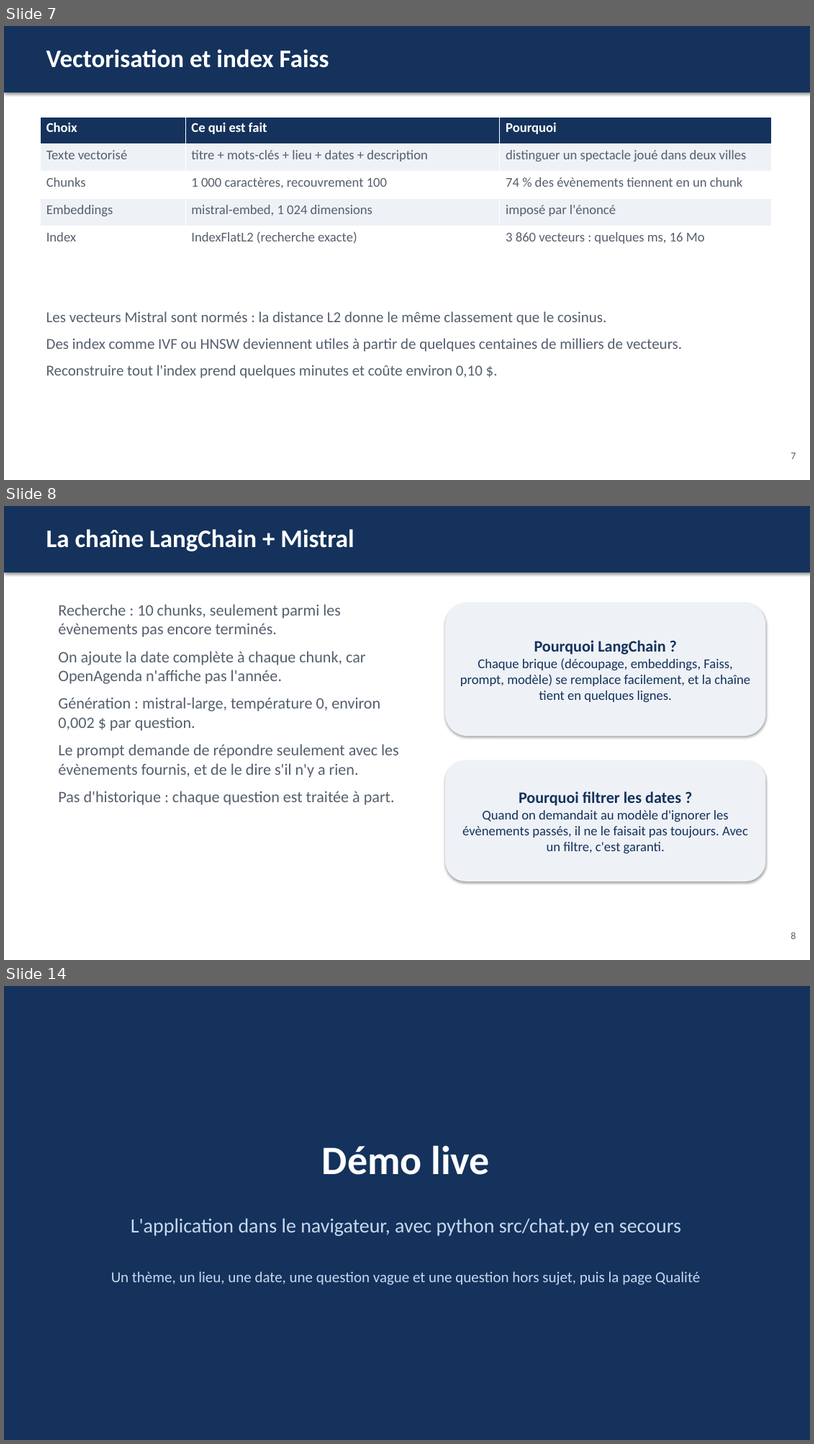
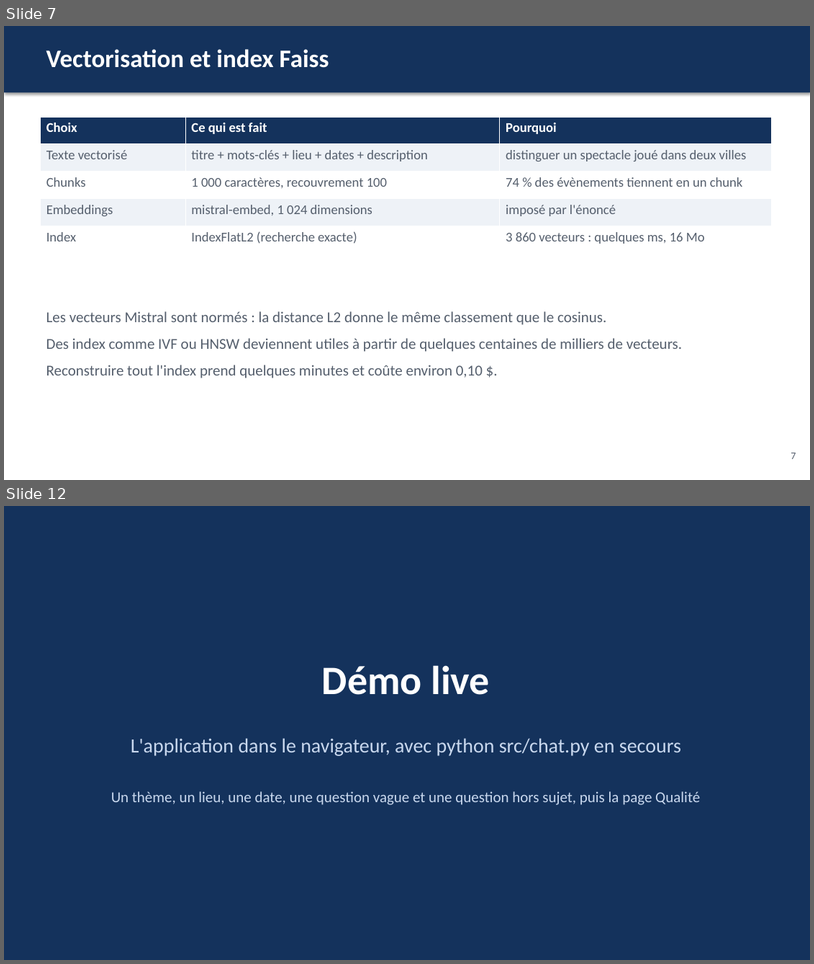
Before and after one commit to Matz-ai/concevoir-et-deployer-un-systeme-rag, a slide deck: livrables/presentation.pptx. Shown one above the other, each under a label of ours: slides 7, 8 and 14 before the commit, slides 7 and 12 after it; the slides between them are not shown. The pictures are 814x1444 and 814x964 pixels, drawn with LibreOffice and Linux fonts; fonts in the diff are those of the drawing. Boxes give left, top, right and bottom in pixels: in the first picture for what was removed or moved away, otherwise in the second. Text is boxed around its words. In the diff, an @@ line names an element or a change of style, - is before the commit and + after.

```diff
--- a/livrables/presentation.pptx
+++ b/livrables/presentation.pptx
@@ slide 8 removed at (x1=4, y1=506, x2=810, y2=960), background #FFFFFF @@
@@ rectangle removed at (x1=4, y1=506, x2=810, y2=572) @@
@@ text removed at (x1=46, y1=529, x2=354, y2=551) @@
-La chaîne LangChain + Mistral
@@ text removed at (x1=58, y1=604, x2=399, y2=805) @@
-Recherche : 10 chunks, seulement parmi les évènements pas encore terminés.
-On ajoute la date complète à chaque chunk, car OpenAgenda n'affiche pas l'année.
-Génération : mistral-large, température 0, environ 0,002 $ par question.
-Le prompt demande de répondre seulement avec les évènements fournis, et de le dire s'il n'y a rien.
-Pas d'historique : chaque question est traitée à part.
@@ rounded rectangle removed at (x1=445, y1=602, x2=766, y2=736) @@
-Pourquoi LangChain ?
-Chaque brique (découpage, embeddings, Faiss, prompt, modèle) se remplace facilement, et la chaîne tient en quelques lignes.
@@ rounded rectangle removed at (x1=445, y1=760, x2=766, y2=881) @@
-Pourquoi filtrer les dates ?
-Quand on demandait au modèle d'ignorer les évènements passés, il ne le faisait pas toujours. Avec un filtre, c'est garanti.
@@ text removed at (x1=791, y1=932, x2=796, y2=939) @@
-8
@@ what was slide 14 is now slide 12 @@
```
Also in this commit, not shown: 6 slides changed, 1 slide added, 2 other slides removed, 4 other files.
